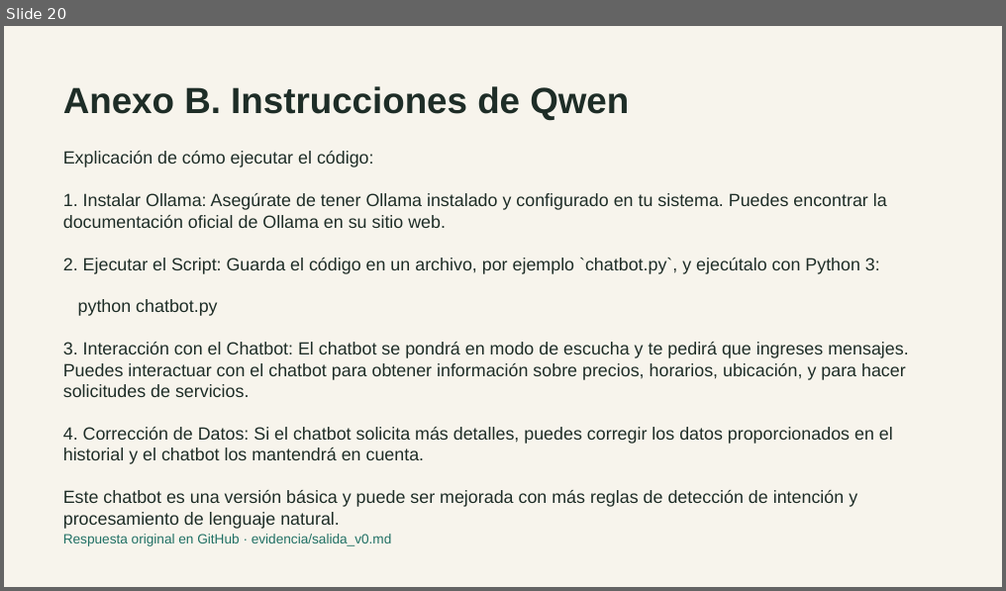
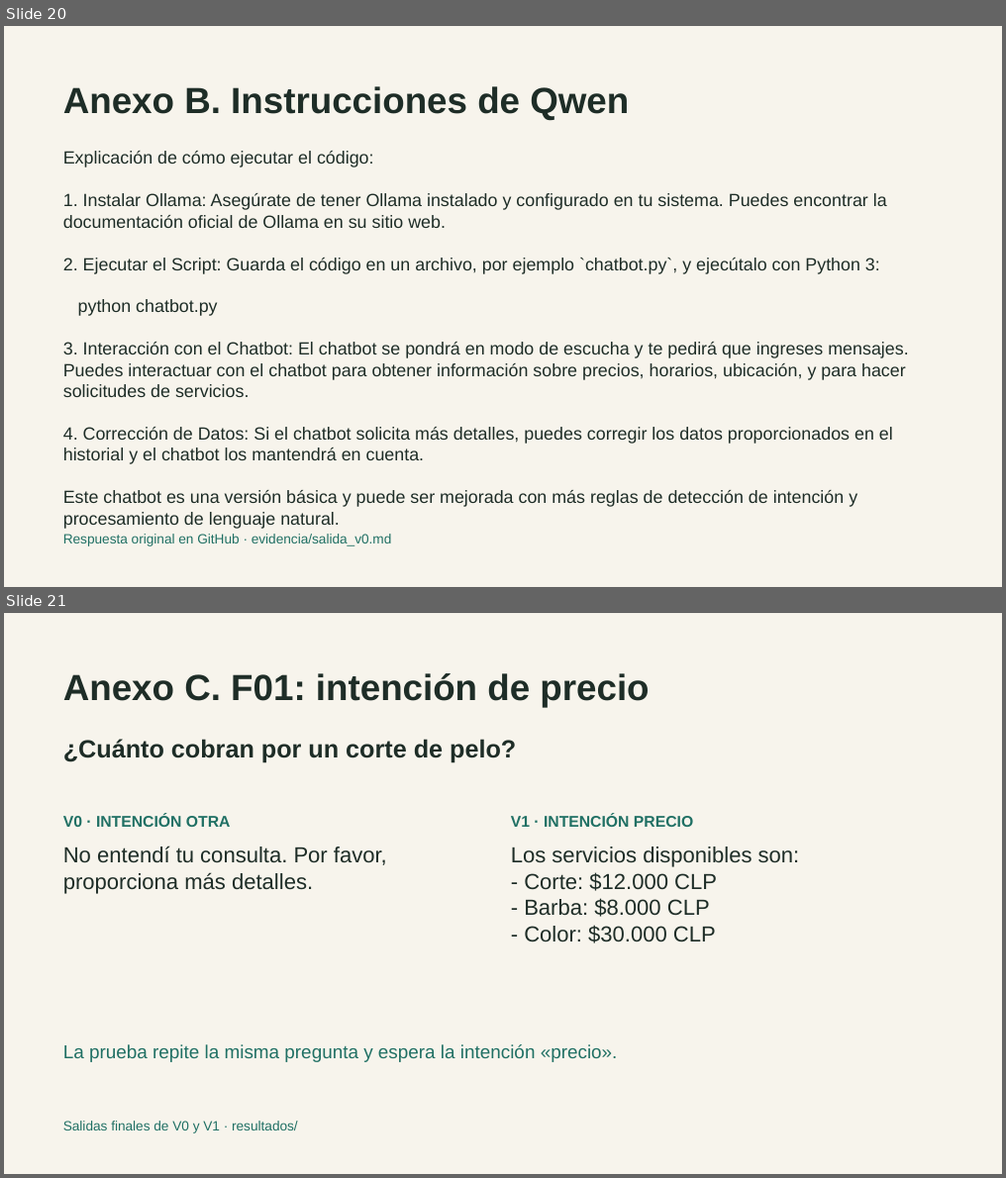
Before and after one commit to skratttt/langchi-peluqueria, a slide deck: presentacion/Defensa_LangChi.pptx. Shown one above the other, each under a label of ours: slide 20 before the commit, slides 20 and 21 after it. The pictures are 1006x591 and 1006x1178 pixels, drawn with LibreOffice and Linux fonts; fonts in the diff are those of the drawing. Boxes give left, top, right and bottom in pixels: in the first picture for what was removed or moved away, otherwise in the second. Text is boxed around its words. In the diff, an @@ line names an element or a change of style, - is before the commit and + after.

```diff
--- a/presentacion/Defensa_LangChi.pptx
+++ b/presentacion/Defensa_LangChi.pptx
@@ slide 21 added at [4,613,1002,1174], background #F7F4EC @@
@@ text added at [63,673,648,707], 35 pt, text #1E2D27, bold @@
+Anexo C. F01: intención de precio
@@ text added at [63,739,516,763], 24 pt, text #1E2D27, bold @@
+¿Cuánto cobran por un corte de pelo?
@@ text added at [63,814,231,827], 15 pt, text #207064, bold @@
+V0 · INTENCIÓN OTRA
@@ text added at [511,814,693,827], 15 pt, text #207064, bold @@
+V1 · INTENCIÓN PRECIO
@@ text added at [63,846,387,894], 21 pt, text #1E2D27 @@
+No entendí tu consulta. Por favor, proporciona más detalles.
@@ text added at [511,847,800,944], 21 pt, text #1E2D27 @@
+Los servicios disponibles son:
+- Corte: $12.000 CLP
+- Barba: $8.000 CLP
+- Color: $30.000 CLP
@@ text added at [63,1045,618,1062], 18 pt, text #207064 @@
+La prueba repite la misma pregunta y espera la intención «precio».
@@ text added at [63,1121,298,1134], 13 pt, text #207064 @@
+Salidas finales de V0 y V1 · resultados/
```
Also in this commit, not shown: 2 other slides added, 1 other file.
